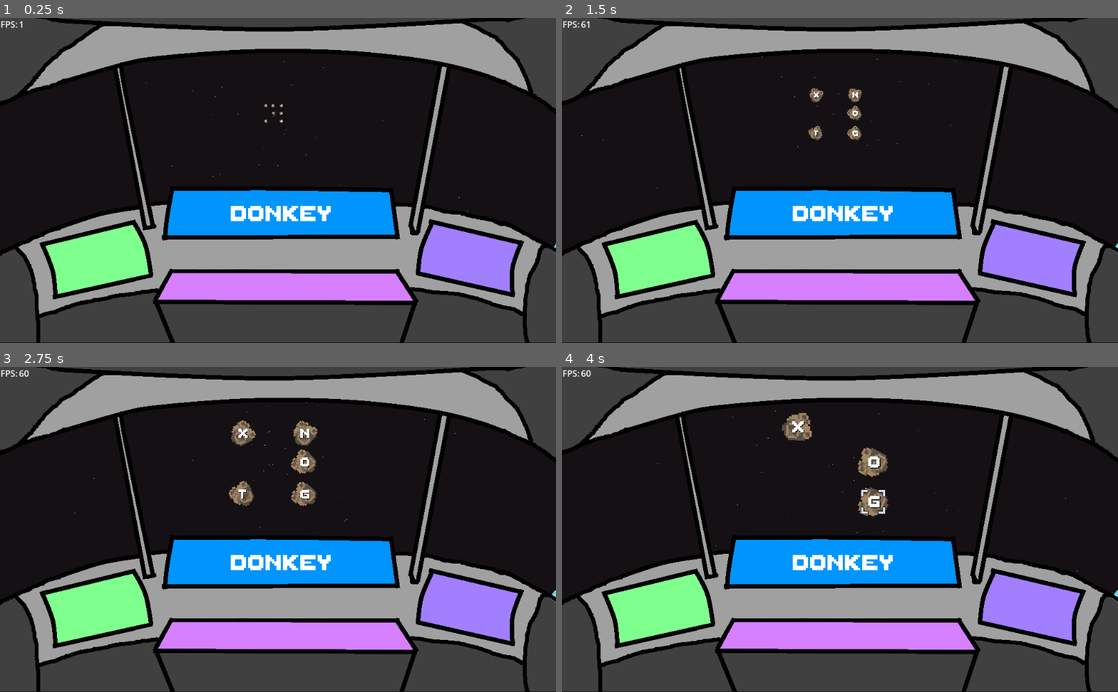
Above: before the commit, frames 1-4 (two rows, left to right).
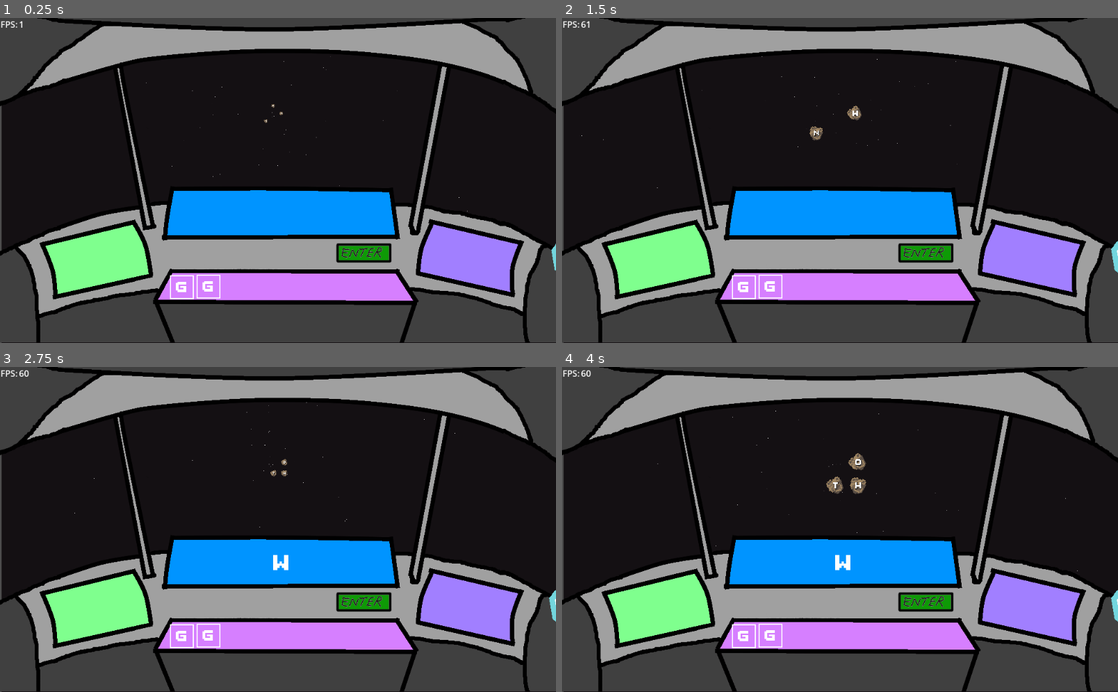
Above: after the commit, the same moments.

Repository: sugarvoid/alpha-space
Game: Godot game, scene res://game/game.tscn
Same seed, same stepped clock (60 frames per second), same inputs: the game is played once before the commit and once after it.
Inputs (mouse positions are in pixels of both pictures, inside the frame that each line leads up to):
- Up to frame 1 (0.25 s): no input
- Up to frame 2 (1.5 s): tap Enter at 0.5 s; move the mouse to (823, 102) at 0.52 s; hold Keypad 8 (num_pad_eight) 0.53-1.28 s; click (823, 102) at 0.67 s; move the mouse to (851, 96) at 1.27 s; tap Keypad 5 (num_pad_five) at 1.35 s; click (851, 96) at 1.42 s
- Up to frame 3 (2.75 s): move the mouse to (294, 461) at 2.02 s; hold Keypad 4 (num_pad_four) from 2.03 s (still down); click (294, 461) at 2.17 s
- Up to frame 4 (4 s): move the mouse to (806, 493) at 2.77 s; release Keypad 4 (num_pad_four) at 2.78 s; tap Keypad 9 (num_pad_nine) at 2.85 s; click (806, 493) at 2.92 s; move the mouse to (873, 500) at 3.52 s; hold Keypad 1 (num_pad_one) from 3.53 s (still down); click (873, 500) at 3.67 s

The runs differ from the first frame. In frame 1, 1.7% of the frame differs, in the area x 0-100%, y 0-100%; in frame 2, 2.0%; in frame 3, 2.9%; in frame 4, 3.0%.

Commit message:
Added meteor rounds and enter button

Diff:
--- a/game/game.gd
+++ b/game/game.gd
@@ -1,5 +1,7 @@
 class_name Game
 extends Node2D
+
+signal on_word_submit
 
 @onready var fps_label: Control = get_node("CanvasLayer/FPSCounter")
 @onready var word_manager: WordManager = get_node("WordManager")
@@ -13,13 +15,15 @@
 }
 
 
+var meteors_per_round: int = 3
+
 var state: int
 var can_player_fire: bool = true
 var typed_letters: Array = []
 
 
 func _ready() -> void:
-	pass
+	self._connect_signals()
 
 
 func _process(delta: float) -> void:
@@ -55,6 +59,8 @@
 		_shoot_laser(2)
 
 	if event is InputEventKey and event.is_pressed():
+		if event.keycode == 4194309:
+			_submit_word()
 		var key_typed = OS.get_keycode_string(event.keycode).to_lower()
 		# if key_typed is a letter -> then do stuff
 		if self.word_manager.LETTERS.has(key_typed):
@@ -71,11 +77,18 @@
 
 
 func _connect_signals() -> void:
-	pass
+	self.meteor_manager.meteor_shot.connect(self.word_manager.add_letter)
+	self.meteor_manager.meteor_shot.connect(self._letter_selected)
 	## self.hand_sprite.press_animation_finished.connect()
 
+func _letter_selected(_m: String) -> void:
+	print("new round")
+	self.meteor_manager.new_round(self.meteors_per_round)
+
+func _submit_word() -> void:
+	print(self.word_manager.running_word)
+
 func _shoot_laser(array_slot: int) -> void:
-
 	if self.meteor_manager.check_if_slot_has_meteor(array_slot):
 		self.hand_sprite.play_press_animation()
 		var targeted_meteor: Meteor
@@ -87,3 +100,12 @@
 	else:
 		# no meteor in that spot
 		return
+
+
+
+func _on_enter_button_input_event(viewport, event, shape_idx):
+	if event is InputEventMouseButton and event.is_pressed():
+		if event.button_index == 1:
+			self._submit_word()
+		else:
+			pass
--- a/game/game.tscn
+++ b/game/game.tscn
@@ -12,6 +12,9 @@
 [ext_resource type="AudioStream" uid="uid://807lqkfqu545" path="res://game/music/Neon Night - Free CCA Synthwave Music For Games.ogg" id="9_i1xb8"]
 [ext_resource type="PackedScene" uid="uid://bvvbc1ken5fys" path="res://game/letter_bank/letter_bank.tscn" id="11_8el8g"]
 
+[sub_resource type="RectangleShape2D" id="RectangleShape2D_s02g2"]
+size = Vector2(102, 36)
+
 [node name="Game" type="Node2D"]
 script = ExtResource("1_8vr4e")
 
@@ -22,6 +25,7 @@
 [node name="FPSCounter" parent="CanvasLayer" instance=ExtResource("7_ufc36")]
 
 [node name="SpaceBackGround" parent="." instance=ExtResource("5_cw3rp")]
+position = Vector2(3, 2)
 
 [node name="StarField" parent="." instance=ExtResource("4_onjy1")]
 position = Vector2(499, 181)
@@ -40,3 +44,11 @@
 [node name="MeteorManager" parent="." instance=ExtResource("6_guurn")]
 
 [node name="LetterBank" parent="." instance=ExtResource("11_8el8g")]
+
+[node name="EnterButton" type="Area2D" parent="."]
+
+[node name="CollisionShape2D" type="CollisionShape2D" parent="EnterButton"]
+position = Vector2(670, 434)
+shape = SubResource("RectangleShape2D_s02g2")
+
+[connection signal="input_event" from="EnterButton" to="." method="_on_enter_button_input_event"]
--- a/game/letter_bank/letter_bank.tscn
+++ b/game/letter_bank/letter_bank.tscn
@@ -1,18 +1,24 @@
-[gd_scene load_steps=2 format=3 uid="uid://bvvbc1ken5fys"]
+[gd_scene load_steps=3 format=3 uid="uid://bvvbc1ken5fys"]
 
 [ext_resource type="PackedScene" uid="uid://v2iwiqck83oo" path="res://game/corkpit/cork_pit.tscn" id="1_mmcqk"]
+[ext_resource type="PackedScene" uid="uid://b6ddvnba4wh3m" path="res://game/letter_bank/letter_square.tscn" id="2_bmeri"]
 
 [node name="LetterBank" type="Node2D"]
 
 [node name="CorkPit" parent="." instance=ExtResource("1_mmcqk")]
+visible = false
 
 [node name="Slots" type="Node2D" parent="."]
 
 [node name="Marker2D" type="Marker2D" parent="Slots"]
 position = Vector2(335, 497)
 
+[node name="LetterSquare" parent="Slots/Marker2D" instance=ExtResource("2_bmeri")]
+
 [node name="Marker2D2" type="Marker2D" parent="Slots"]
 position = Vector2(384, 496)
+
+[node name="LetterSquare" parent="Slots/Marker2D2" instance=ExtResource("2_bmeri")]
 
 [node name="Marker2D3" type="Marker2D" parent="Slots"]
 position = Vector2(435, 499)
--- a/game/letter_bank/letter_square.tscn
+++ b/game/letter_bank/letter_square.tscn
@@ -4,6 +4,7 @@
 [ext_resource type="FontFile" uid="uid://c5d8fl5dxbsla" path="res://game/font/ThaleahFat.ttf" id="2_wj4va"]
 
 [node name="LetterSquare" type="Node2D"]
+scale = Vector2(0.7, 0.7)
 
 [node name="Sprite2D" type="Sprite2D" parent="."]
 texture = ExtResource("1_gccyw")
--- a/game/manager/meteor_manager.gd
+++ b/game/manager/meteor_manager.gd
@@ -1,5 +1,8 @@
 class_name  MeteorManager
 extends Node2D
+
+signal meteor_shot
+signal meteor_stored
 
 @onready var inner_node: Node2D = get_node("Inner")
 @onready var outer_node: Node2D = get_node("Outer")
@@ -23,6 +26,7 @@
 	meteor.end_pos = self.outer_positions[slot]
 	###self._add_meteor_to_child(slot, meteor)
 	self.add_child(meteor)
+	meteor.was_shot.connect(_meteor_shot)
 	self.current_meteors[slot] = meteor
 	self.current_letters.append(meteor.letter)
 
@@ -32,15 +36,8 @@
 	_add_pos_to_inner_array()
 	_add_pos_to_outer_array()
 	_remove_pos_nodes()
-	add_meteor_to_screen(0)
-	add_meteor_to_screen(1)
-	add_meteor_to_screen(2)
-	# add_meteor_to_screen(3)
-	add_meteor_to_screen(4)
-	add_meteor_to_screen(5)
-	add_meteor_to_screen(6)
-	# add_meteor_to_screen(7)
-	add_meteor_to_screen(8)
+
+	_spawn_meteors(3)
 
 
 
@@ -48,6 +45,15 @@
 # Called every frame. 'delta' is the elapsed time since the previous frame.
 func _process(delta: float) -> void:
 	pass
+
+func new_round(meteors: int) -> void:
+	for m in self.get_children():
+		remove_meteor(m)
+	self._spawn_meteors(meteors)
+
+func _meteor_shot(m: Meteor) -> void:
+	self.emit_signal("meteor_shot", m.letter)
+	print(m.letter)
 
 func _get_random_letter() -> String:
 	return self.LETTERS[randi() % LETTERS.size()]
@@ -64,6 +70,11 @@
 
 	#self.add_child(explosion)
 
+func _spawn_meteors(amount: int) -> void:
+	var slot_options: Array[int] = [0, 1, 2, 3, 4, 5, 6, 7, 8]
+	slot_options.shuffle()
+	for i in amount:
+		self.add_meteor_to_screen(slot_options.pop_front())
 
 func show_current_letters() -> void:
 	for m in self.current_meteors:
--- a/game/manager/word_manager.gd
+++ b/game/manager/word_manager.gd
@@ -14,13 +14,6 @@
 
 func _ready() -> void:
 	_load_words_from_file()
-
-	add_letter("d")
-	add_letter("o")
-	add_letter("n")
-	add_letter("k")
-	add_letter("e")
-	add_letter("y")
 
 	self._update_word_label()
 
@@ -53,6 +46,7 @@
 			return -99
 
 func add_letter(letter: String) -> void:
+	print("we here")
 	# add points based on letter
 	typed_word.append(letter)
 
--- a/game/manager/word_manager.tscn
+++ b/game/manager/word_manager.tscn
@@ -1,13 +1,10 @@
-[gd_scene load_steps=4 format=3 uid="uid://d24mjh5lxojv8"]
+[gd_scene load_steps=3 format=3 uid="uid://d24mjh5lxojv8"]
 
 [ext_resource type="Script" path="res://game/manager/word_manager.gd" id="1_7h4fh"]
-[ext_resource type="PackedScene" uid="uid://v2iwiqck83oo" path="res://game/corkpit/cork_pit.tscn" id="2_srwvr"]
 [ext_resource type="FontFile" uid="uid://c5d8fl5dxbsla" path="res://game/font/ThaleahFat.ttf" id="3_ukeiw"]
 
 [node name="WordManager" type="Node"]
 script = ExtResource("1_7h4fh")
-
-[node name="CorkPit" parent="." instance=ExtResource("2_srwvr")]
 
 [node name="WordDisplay" type="Label" parent="."]
 offset_left = 323.0
--- a/game/meteor/meteor.gd
+++ b/game/meteor/meteor.gd
@@ -1,7 +1,8 @@
 class_name  Meteor
 extends Node2D
 
-signal was_clicked
+signal was_shot(m: Meteor)
+signal was_stored
 
 @onready var sprite: Sprite2D = get_node("Sprite2D")
 @onready var label: Label = get_node("Control/Label")
@@ -104,10 +105,10 @@
 		print(event)
 		if event.button_index == 1:
 			print(str(self.slot_number, ' was left clicked, letter is: ', self.letter))
-			emit_signal("was_clicked", self)
+			emit_signal("was_shot", self)
 		elif event.button_index == 2:
 			print(str(self.slot_number, ' was right clicked, letter is: ', self.letter))
-			emit_signal("was_clicked", self)
+			emit_signal("was_stored", self)
 		else:
 				## print("Left button was released")
 				pass
Binary file changed: game/corkpit/cockpit28887.png
Not shown: 1 places in game/game.tscn that only renumber resources
Not shown, added: game/corkpit/cockpit28887.png~
